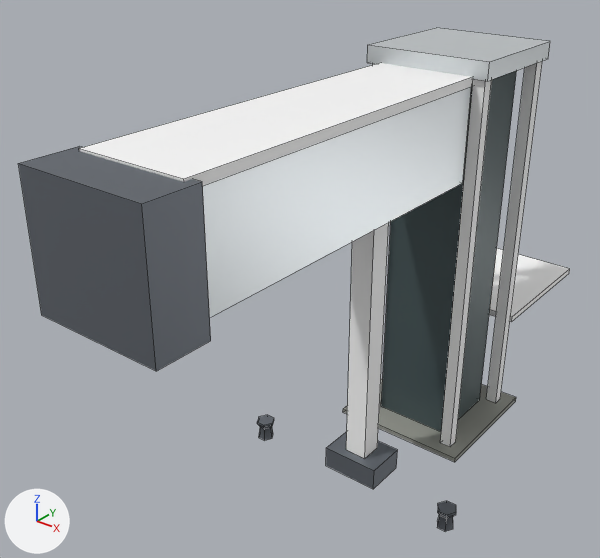
An edit to the FBX model unity/Assets/Models/Buildings/a1068/0/port_crane_far.fbx, drawn before and after from the same camera.
Both versions are drawn from a 50 mm lens placed at (11.7, -16.7, 16.8), pointed at (-1.9, 0.3, 6.3). Arrows for +X, +Y and +Z are at lower left; the lights stay in place. The older version comes first. Mesh edges are drawn as thin lines. Where no turn or scale is listed for an object, it has been applied to the vertices.

The first picture shows 'a1068_0_port_crane_far'.
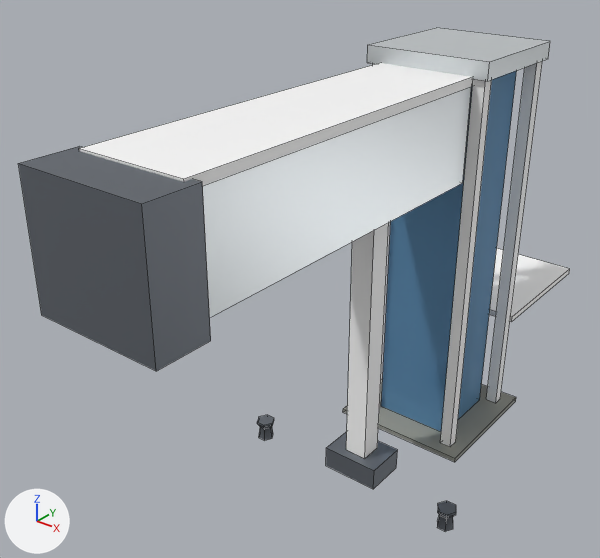
Changed parts and their boxes (x1, y1, x2, y2) in the pictures (600 x 558 px):
part 1 of me_a1068_0_port_crane_far, recoloured (lighter)
    both: (381, 70, 517, 432)

The edits, one by one:
Material 'BD_BLUE_GLASS' (mat_bd_blue_glass) is new.
Its base color is (0.127, 0.305, 0.515) (blue #6496be).
Its metallic is 0.25.
Its roughness is 0.12.
me_a1068_0_port_crane_far has 152 vertices, 118 faces and spans x -3.7..3.7, y -8.4..12.0, z 0.0..12.5.
me_a1068_0_port_crane_far is used by ob_a1068_0_port_crane_far; location (0.0, 0.0, 0.0).
me_a1068_0_port_crane_far part 1: all 6 faces that had it switch from mat_bd_window_light (greyish cyan #4c5b5e) to mat_bd_blue_glass (blue #6496be).
